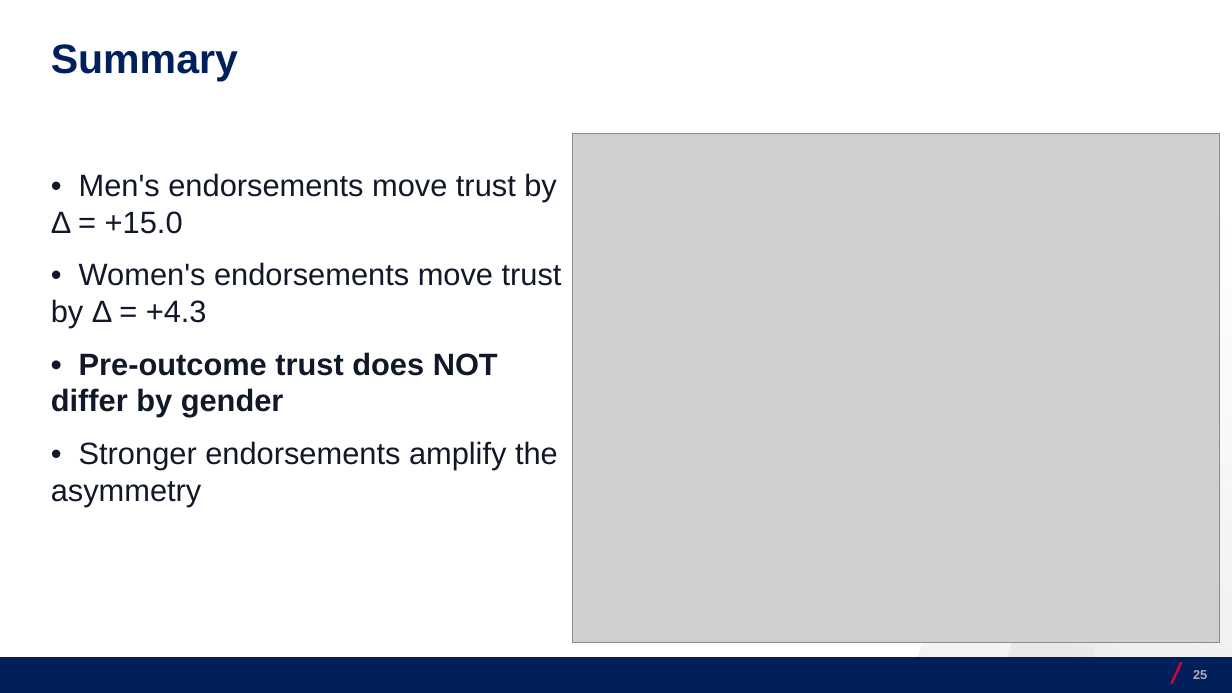
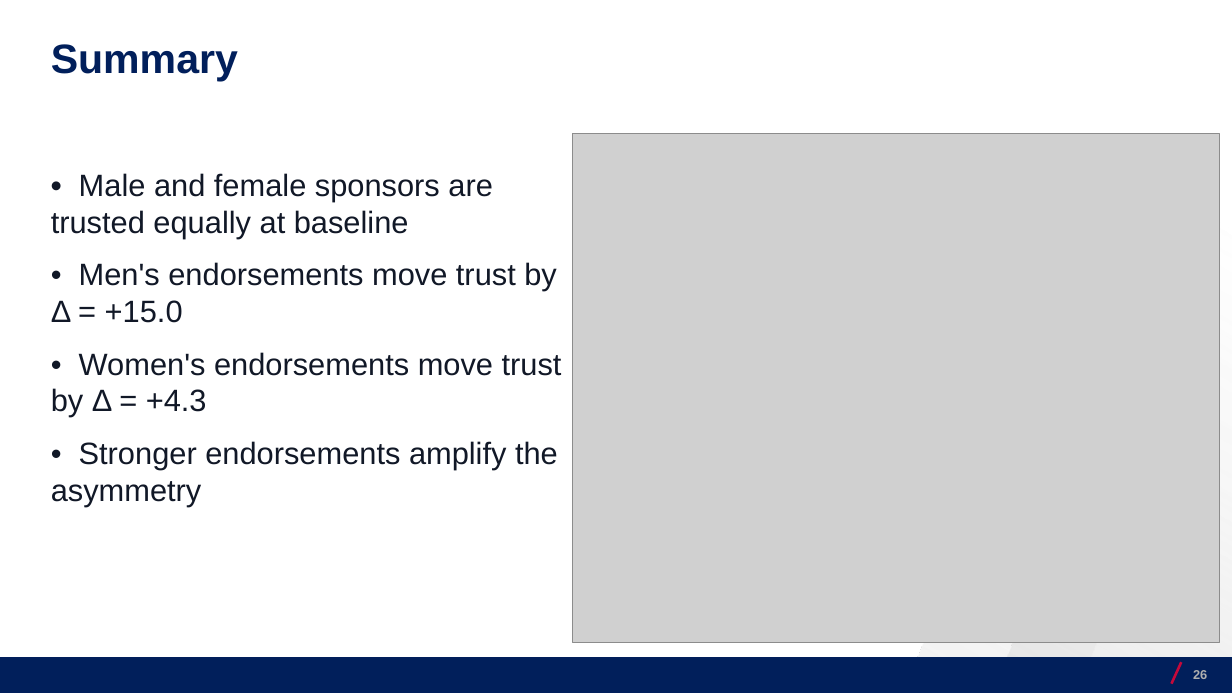
Before and after one commit to josecerv/sponsorship-network, a slide deck: slide 26 of docs/UChicago-0410.pptx (slide 25 before the commit). Drawn at 1232x693 pixels with LibreOffice and Linux fonts; fonts in the diff are those of the drawing; grey boxes stand for pictures; background and template pictures are left out. Boxes give left, top, right and bottom in pixels: in the first picture for what was removed or moved away, otherwise in the second. Text is boxed around its words. In the diff, an @@ line names an element or a change of style, - is before the commit and + after.

```diff
--- a/docs/UChicago-0410.pptx
+++ b/docs/UChicago-0410.pptx
@@ text at [51,173,493,238]: paragraph added @@
+• Male and female sponsors are trusted equally at baseline
@@ text at [51,352,498,417]: paragraph removed @@
-• Pre-outcome trust does NOT differ by gender
```
Also in this commit, not shown: 14 other slides changed, 2 slides added, 2 slides removed, 18 other files.
